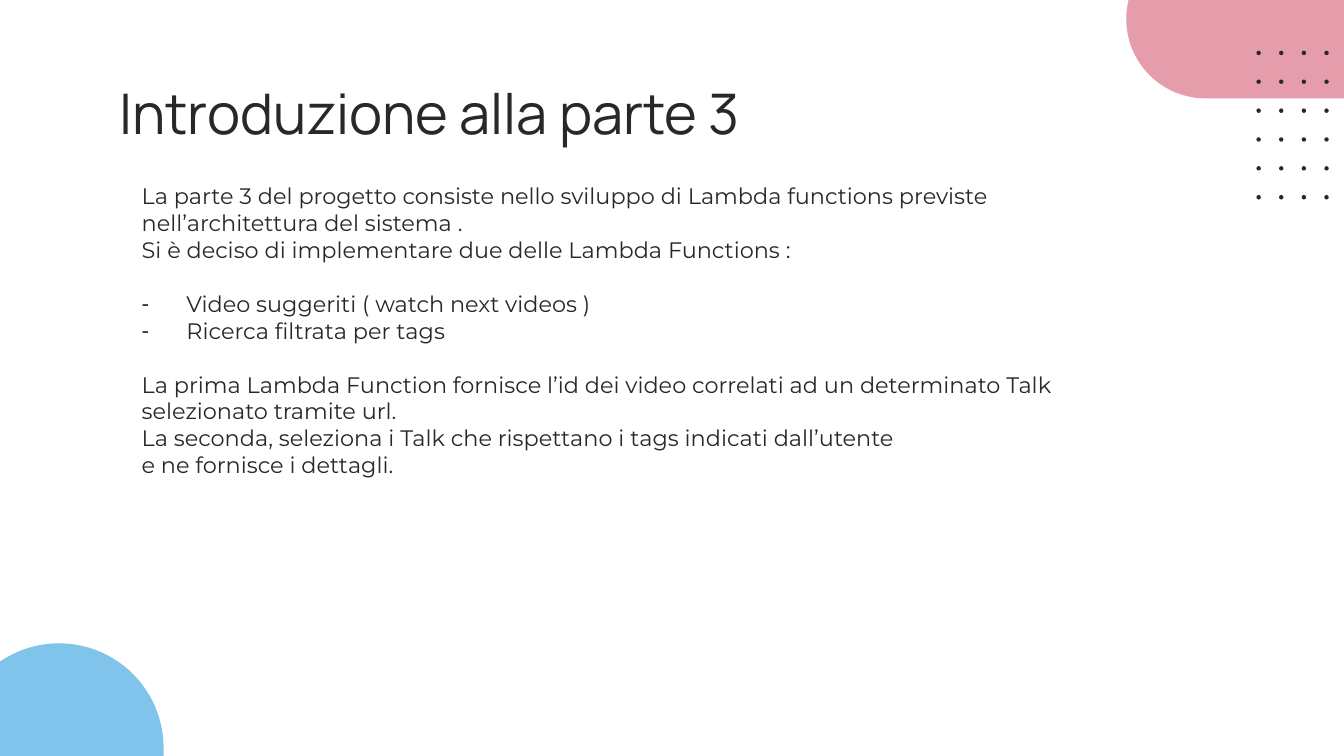
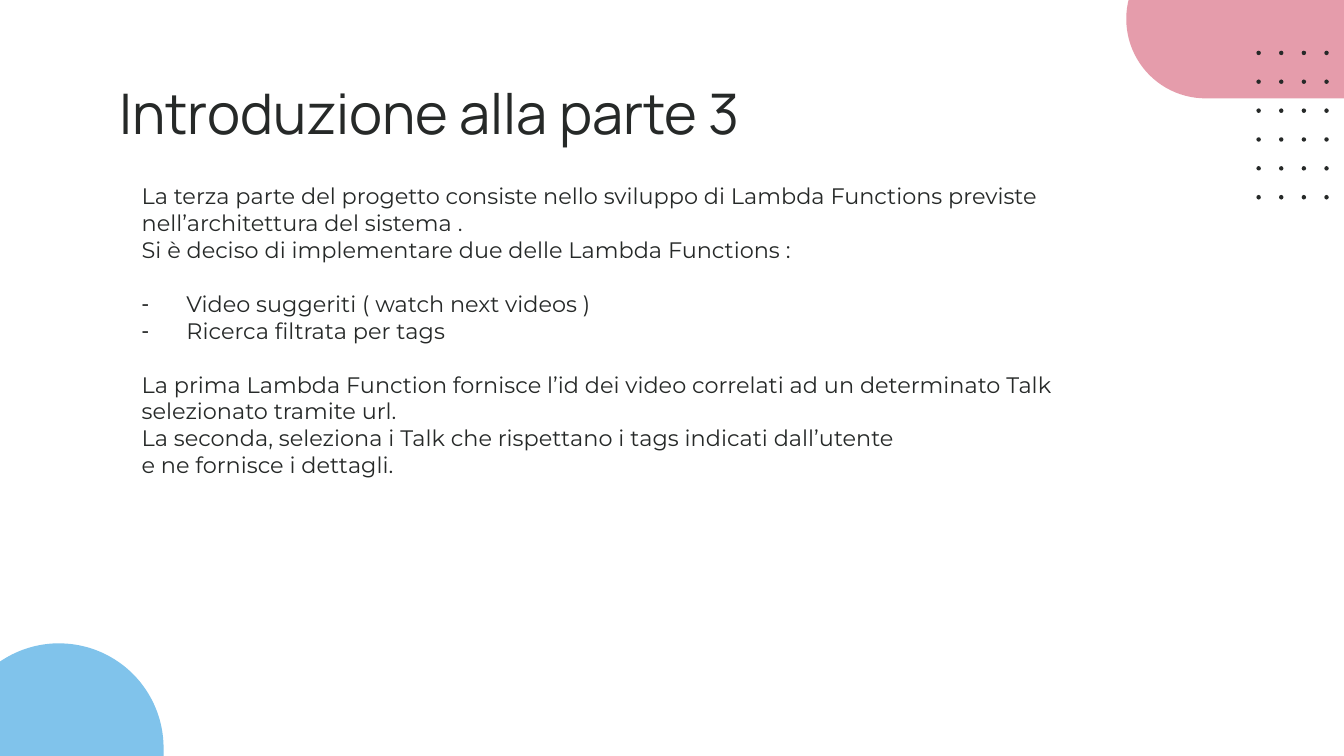
Before and after one commit to giotentori/unibg_cloud_and_mobile, a slide deck: slide 25 of Progetto_TCM/Progetto3.0/CommuniTEDx_3.0.pptx. Drawn at 1344x756 pixels with LibreOffice and Linux fonts; fonts in the diff are those of the drawing. Boxes give left, top, right and bottom in pixels: in the first picture for what was removed or moved away, otherwise in the second. Text is boxed around its words. In the diff, an @@ line names an element or a change of style, - is before the commit and + after.

```diff
--- a/Progetto_TCM/Progetto3.0/CommuniTEDx_3.0.pptx
+++ b/Progetto_TCM/Progetto3.0/CommuniTEDx_3.0.pptx
@@ text at (142,187,1036,231): text changed @@
-La parte 3 del progetto consiste nello sviluppo di Lambda functions previste nell’architettura del sistema .
+La terza parte del progetto consiste nello sviluppo di Lambda Functions previste nell’architettura del sistema .
```
Also in this commit, not shown: 7 other slides changed, 2 other files.
